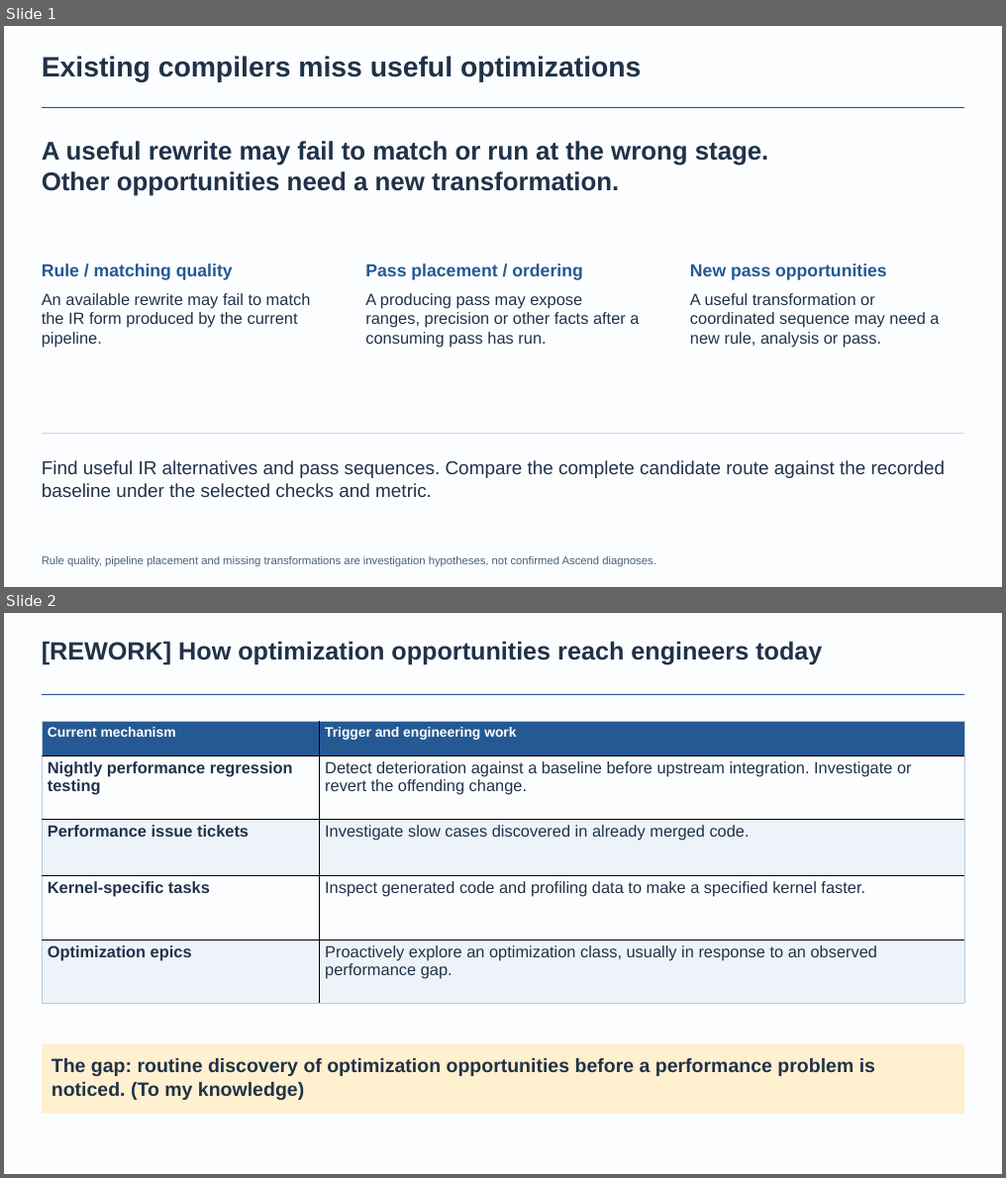
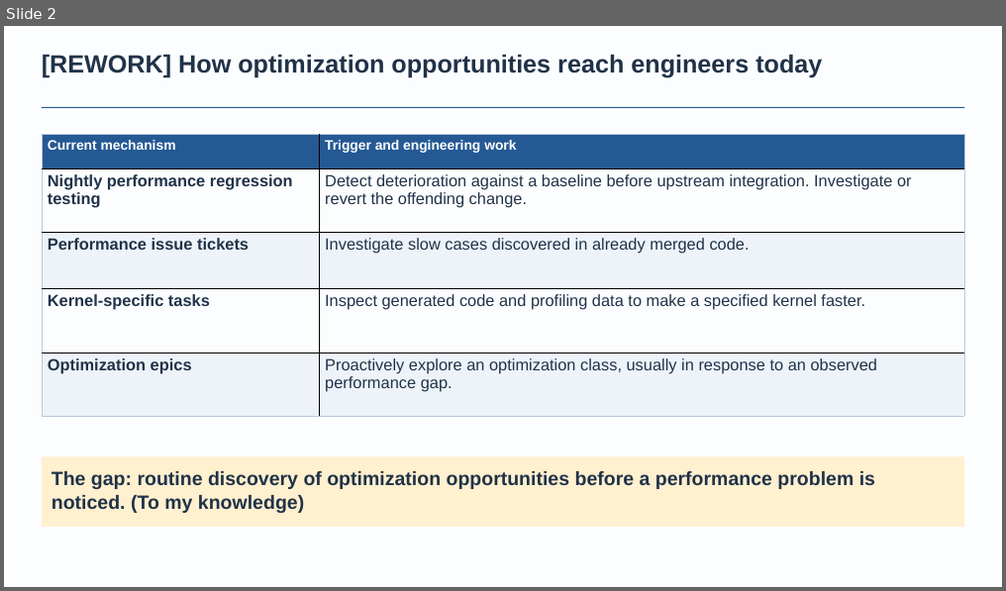
Before and after one commit to BonZirka/ascend-npu-optimization-research, a slide deck: output/ascend-optimization-pitch/ascend-optimization-technical.pptx. Shown one above the other, each under a label of ours: slides 1 and 2 before the commit, slide 2 after it. The pictures are 1006x1178 and 1006x591 pixels, drawn with LibreOffice and Linux fonts; fonts in the diff are those of the drawing. Boxes give left, top, right and bottom in pixels: in the first picture for what was removed or moved away, otherwise in the second. Text is boxed around its words. In the diff, an @@ line names an element or a change of style, - is before the commit and + after.

Commit message:
Rewrite slide one as a problem-only opening
Apply the reviewed wording for pattern recognition, pass placement and missing transformations. Remove the premature search method, retain the Ascend qualification, and preserve all other slides unchanged.

```diff
--- a/output/ascend-optimization-pitch/ascend-optimization-technical.pptx
+++ b/output/ascend-optimization-pitch/ascend-optimization-technical.pptx
@@ slide 1 removed at box(4, 26, 1002, 587), background #FCFDFF @@
@@ text removed at box(42, 56, 641, 81) @@
-Existing compilers miss useful optimizations
@@ rectangle removed at box(41, 107, 964, 107) @@
@@ text removed at box(42, 141, 769, 196) @@
-A useful rewrite may fail to match or run at the wrong stage.
-Other opportunities need a new transformation.
@@ text removed at box(42, 264, 233, 280) @@
-Rule / matching quality
@@ text removed at box(365, 264, 582, 280) @@
-Pass placement / ordering
@@ text removed at box(690, 264, 887, 280) @@
-New pass opportunities
@@ text removed at box(42, 293, 311, 348) @@
-An available rewrite may fail to match the IR form produced by the current pipeline.
@@ text removed at box(365, 293, 639, 348) @@
-A producing pass may expose ranges, precision or other facts after a consuming pass has run.
@@ text removed at box(690, 293, 939, 348) @@
-A useful transformation or coordinated sequence may need a new rule, analysis or pass.
@@ rectangle removed at box(41, 433, 964, 434) @@
@@ text removed at box(42, 461, 945, 497) @@
-Find useful IR alternatives and pass sequences. Compare the complete candidate route against the recorded baseline under the selected checks and metric.
@@ text removed at box(42, 557, 656, 568) @@
-Rule quality, pipeline placement and missing transformations are investigation hypotheses, not confirmed Ascend diagnoses.
```
Also in this commit, not shown: 1 slide added, 4 other files.
